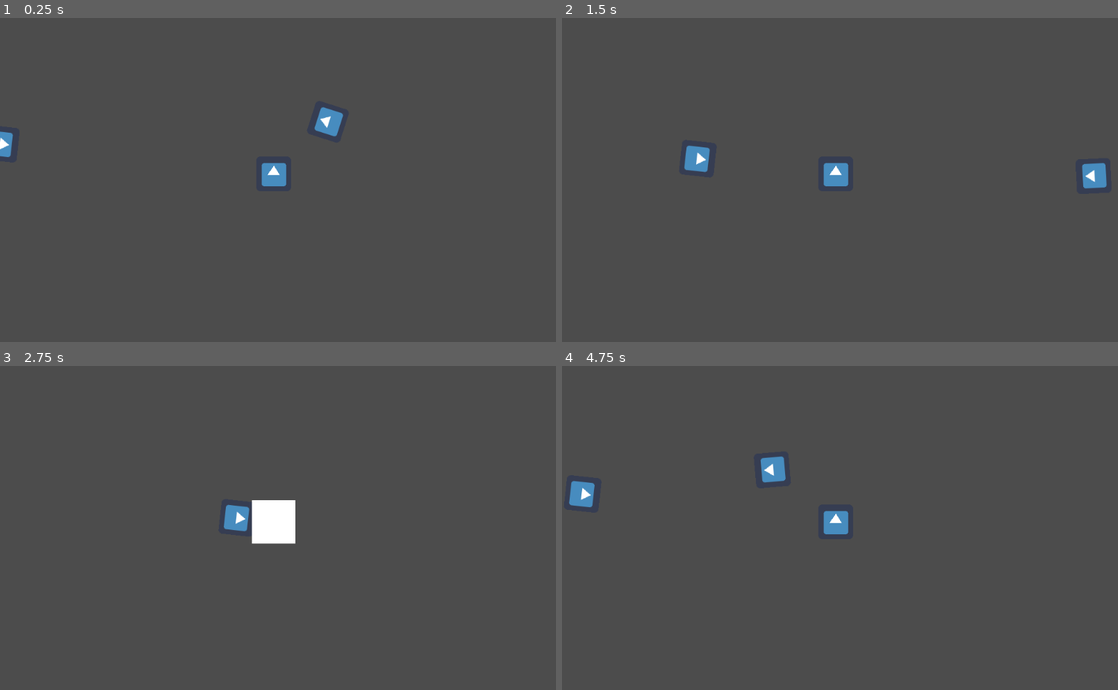
Above: before the commit, frames 1-4 (two rows, left to right).
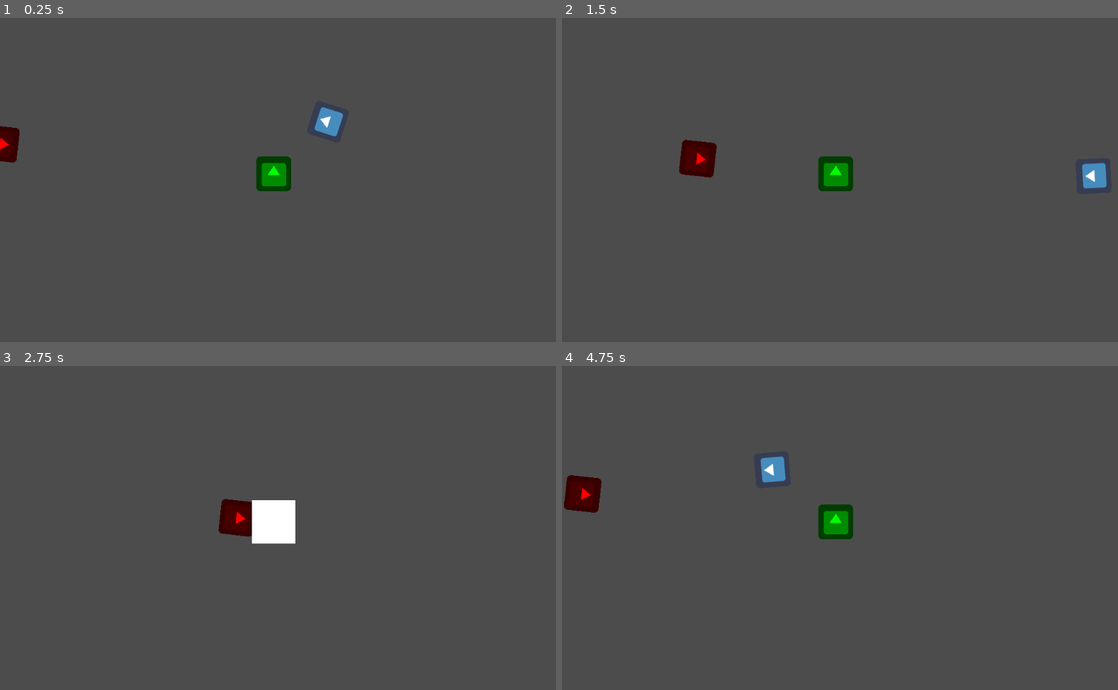
Above: after the commit, the same moments.

Repository: moisesjbc/global-jam-01-2025
Game: Godot game, scene res://gameplay/main/main.tscn
Two runs of this game, one before a commit and one after it. Both use one fixed random seed, a clock stepped at 60 frames per second and the inputs below. The engine's default icon, where the game draws it, is replaced by a stand-in: a white triangle on a blue panel in a dark square.
Inputs (mouse positions are in pixels of both pictures, inside the frame that each line leads up to):
- Up to frame 1 (0.25 s): no input
- Up to frame 2 (1.5 s): move the mouse to (962, 163) at 0.52 s; hold Right (ui_right) 0.53-1.28 s; move the mouse to (728, 196) at 1.27 s; hold Down (ui_down) from 1.28 s (still down)
- Up to frame 3 (2.75 s): move the mouse to (333, 456) at 2.02 s; release Down (ui_down) at 2.03 s; hold Right (ui_right) from 2.03 s (still down)
- Up to frame 4 (4.75 s): tap Enter at 2.75 s; move the mouse to (812, 592) at 2.77 s; release Right (ui_right) at 2.78 s; hold Up (ui_up) 2.78-3.53 s; tap Space at 3.5 s; move the mouse to (1006, 576) at 3.52 s; hold Left (ui_left) from 3.53 s (still down); move the mouse to (673, 479) at 4.27 s

The runs differ from the first frame. In frame 1, 1.0% of the frame differs, in the area x 0-53%, y 33-54%; in frame 2, 1.3%, in the area x 21-53%, y 37-54%; in frame 3, 0.6%; in frame 4, 1.3%.

Commit message:
Change colors for enemy and font

Diff:
--- a/godot-project/gameplay/enemy/enemy.tscn
+++ b/godot-project/gameplay/enemy/enemy.tscn
@@ -7,6 +7,8 @@
 extents = Vector2( 32, 32 )
 
 [node name="enemy" type="KinematicBody2D" groups=["enemies"]]
+modulate = Color( 1, 0, 0, 1 )
+self_modulate = Color( 1, 0, 0, 1 )
 script = ExtResource( 2 )
 
 [node name="Sprite" type="Sprite" parent="."]
--- a/godot-project/gameplay/font/font.tscn
+++ b/godot-project/gameplay/font/font.tscn
@@ -15,6 +15,7 @@
 script = ExtResource( 2 )
 
 [node name="sprite" type="Sprite" parent="."]
+self_modulate = Color( 0, 1, 0, 1 )
 texture = ExtResource( 1 )
 
 [node name="collision_shape" type="CollisionShape2D" parent="."]
